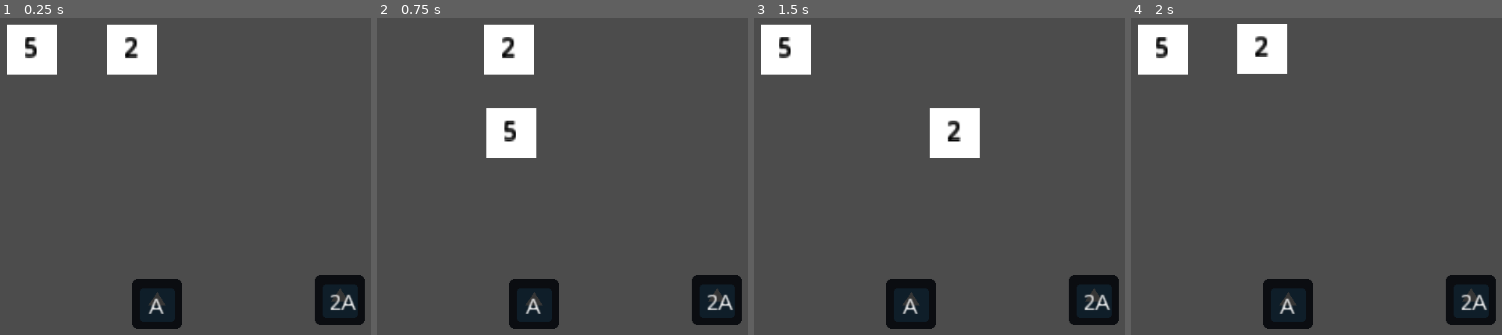
Above: before the commit, frames 1-4 (left to right).
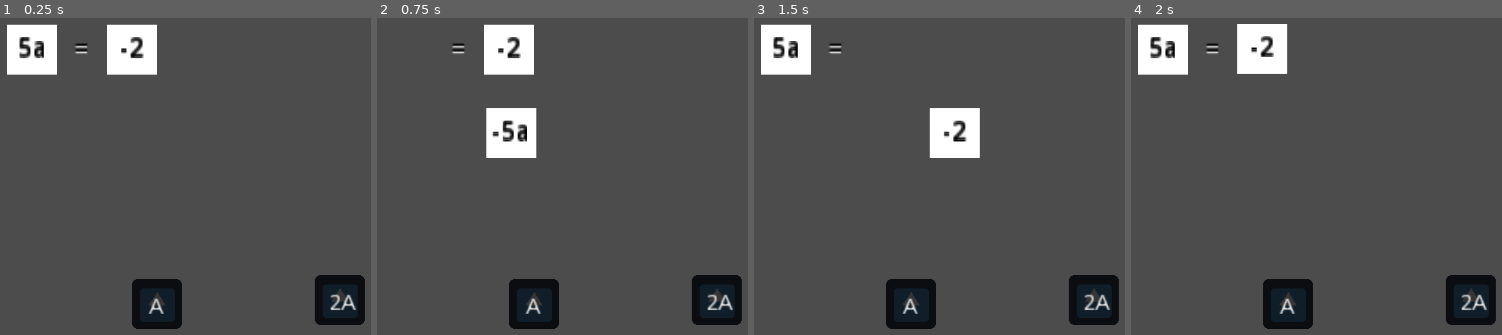
Above: after the commit, the same moments.

Repository: rayosdev/drag_and_drop
Game: Godot game, scene res://Main.tscn
Two runs of this game, one before a commit and one after it. Both use one fixed random seed, a clock stepped at 60 frames per second and the inputs below. The project has no main scene, so this scene is started directly. The engine's default icon, where the game draws it, is replaced by a stand-in: a white triangle on a blue panel in a dark square.
Inputs (mouse positions are in pixels of both pictures, inside the frame that each line leads up to):
- Up to frame 1 (0.25 s): no input
- Up to frame 2 (0.75 s): tap Enter at 0.5 s; drag from (410, 49) to (714, 300) at 0.52 s
- Up to frame 3 (1.5 s): drag from (887, 49) to (1091, 300) at 1.27 s
- Up to frame 4 (2 s): no input

The runs differ from the first frame. In frame 1, 0.7% of the frame differs, in the area x 5-39%, y 5-13%; in frame 2, 0.7%; in frame 3, 0.8%, in the area x 5-58%, y 5-40%; in frame 4, 0.7%.

Commit message:
fixed base functionality

Diff:
--- a/Card.gd
+++ b/Card.gd
@@ -5,16 +5,38 @@
 var placement_area: Vector2
 var start_pos: Vector2
 var move_tween: Tween = Tween.new()
+var side_of_equals = {"past": null, "now": null}
+onready var start_sign = sign(int($Label.text))
 
 func _ready():
 	start_pos = position
 	placement_area = start_pos
 	add_child(move_tween)
 	move_tween.connect("tween_completed", self, "on_tween_compleate")
+	move_tween.connect("tween_step", self, "on_tween_step")
+	what_side_of_equal_box()
 
 
 func _process(delta):
-	if(is_draged): position = get_global_mouse_position()
+	if(is_draged):
+		position = get_global_mouse_position()
+		what_side_of_equal_box()
+
+
+func what_side_of_equal_box():
+	if(position.x < Global.equals_box.position.x):
+		side_of_equals.past = side_of_equals.now
+		side_of_equals.now = "left"
+	else:
+		side_of_equals.past = side_of_equals.now
+		side_of_equals.now = "right"
+	if(side_of_equals.past != side_of_equals.now &&
+		(side_of_equals.now != null && side_of_equals.past != null) # Safe against start artifacts
+	):
+		var text = $Label.text
+		if(text[0] == "-"): text = text.substr(1)
+		else: text = "-" + text
+		$Label.text = text
 
 func _on_Area2D_area_entered(area: Area2D):
 	if(is_draged):
@@ -45,3 +67,7 @@
 #	if(position != placement_area):
 #		start_move_tween()
 	pass
+
+func on_tween_step(a,b,c,d):
+	what_side_of_equal_box()
+	pass
--- a/Main.tscn
+++ b/Main.tscn
@@ -25,11 +25,62 @@
 
 "
 
+[sub_resource type="GDScript" id=3]
+script/source = "extends Sprite
+
+
+# Called when the node enters the scene tree for the first time.
+func _ready():
+	Global.equals_box = self
+	pass # Replace with function body.
+"
+
 [sub_resource type="RectangleShape2D" id=1]
 extents = Vector2( 32, 31 )
 
 [node name="Main" type="Node"]
 script = SubResource( 2 )
+
+[node name="Equals" type="Sprite" parent="."]
+self_modulate = Color( 1, 1, 1, 0 )
+position = Vector2( 352, 97 )
+texture = ExtResource( 1 )
+script = SubResource( 3 )
+__meta__ = {
+"_edit_group_": true
+}
+
+[node name="ColorRect" type="ColorRect" parent="Equals"]
+visible = false
+margin_left = -32.0
+margin_top = -32.0
+margin_right = 32.0
+margin_bottom = 32.0
+mouse_filter = 2
+input_pass_on_modal_close_click = false
+
+[node name="Area2D" type="Area2D" parent="Equals"]
+monitoring = false
+monitorable = false
+
+[node name="CollisionShape2D" type="CollisionShape2D" parent="Equals/Area2D"]
+shape = SubResource( 1 )
+
+[node name="Label" type="Label" parent="Equals"]
+margin_left = -32.0
+margin_top = -25.0
+margin_right = -6.0
+margin_bottom = -4.0
+rect_scale = Vector2( 2.44493, 2.44493 )
+input_pass_on_modal_close_click = false
+custom_colors/font_color = Color( 0, 0, 0, 1 )
+custom_colors/font_outline_modulate = Color( 1, 1, 1, 1 )
+custom_colors/font_color_shadow = Color( 1, 1, 1, 1 )
+custom_constants/shadow_offset_x = 0
+custom_constants/line_spacing = 1
+text = "="
+align = 1
+valign = 1
 
 [node name="Placment2" parent="." instance=ExtResource( 3 )]
 position = Vector2( 682, 418 )
@@ -74,7 +125,7 @@
 custom_colors/font_color_shadow = Color( 0, 0, 0, 1 )
 custom_constants/shadow_offset_x = 0
 custom_constants/line_spacing = 0
-text = "5"
+text = "5a"
 align = 1
 valign = 1
 
@@ -110,7 +161,7 @@
 custom_colors/font_color_shadow = Color( 0, 0, 0, 1 )
 custom_constants/shadow_offset_x = 0
 custom_constants/line_spacing = 0
-text = "2"
+text = "-2"
 align = 1
 valign = 1
 
--- a/global.gd
+++ b/global.gd
@@ -5,6 +5,7 @@
 # var a = 2
 # var b = "text"
 var selectedCard = null
+var equals_box: Sprite
 
 # Called when the node enters the scene tree for the first time.
 func _ready():
Not shown: 1 places in Main.tscn that only renumber resources
